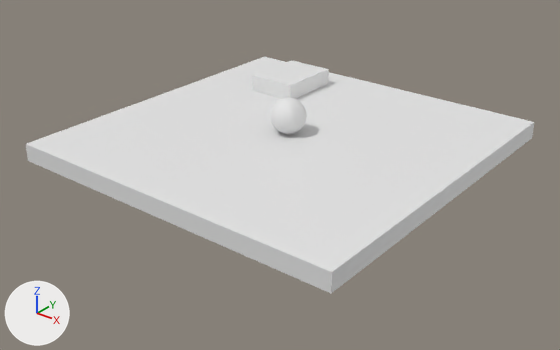
A saved change to the Blender file tools/scene.blend.
Both versions are drawn from a 50 mm lens placed at (24.4, -31.3, 16.6), pointed at (0.4, -1.2, -2.0). The axes (+X, +Y, +Z) are drawn at lower left. The lights are the same throughout.

Script lines for the objects in view, before the commit:
```python
me_env = bpy.data.meshes.new('env')
me_env.from_pydata(...)  # 36 vertices, 34 faces; spans x -10.0..10.0, y -10.0..10.0, z -1.0..1.0
me_sphere_001 = bpy.data.meshes.new('Sphere.001')
me_sphere_001.from_pydata(...)  # a UV sphere (32 segments, 16 rings, poles along z) spanning x -1.0..1.0, y -1.0..1.0, z 0.0..2.0
ob_env = bpy.data.objects.new('env', me_env)
ob_env.location = (0.0, 0.0, 0.0)
ob_sphere = bpy.data.objects.new('Sphere', me_sphere_001)
ob_sphere.location = (0.0, 0.0, 0.0)
```
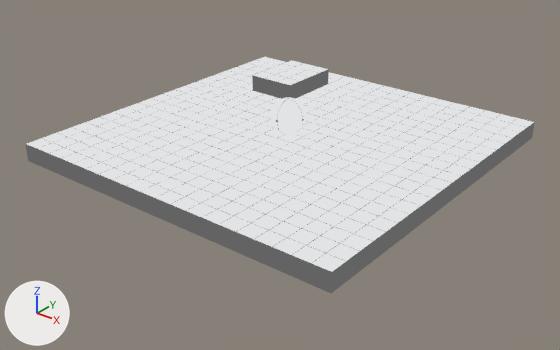
What the commit changed:
Picture 'blockout_white.bmp' (img_blockout_white_bmp) is new.
Material 'blockout' (mat_blockout) is new.
Uses the picture img_blockout_white_bmp.
me_env has 36 vertices, 34 faces and spans x -10.0..10.0, y -10.0..10.0, z -1.0..1.0.
me_env now uses material mat_blockout.
me_sphere_001 has 482 vertices, 480 faces and spans x -1.0..1.0, y -1.0..1.0, z 0.0..2.0.
me_sphere_001 now uses material mat_blockout.

Boxes (x1, y1, x2, y2) around the edits, measured in the pictures (560 x 350 px):
'env', recoloured
    both: (26, 57, 534, 293)
'Sphere', recoloured (grey to white)
    both: (270, 97, 307, 134)
